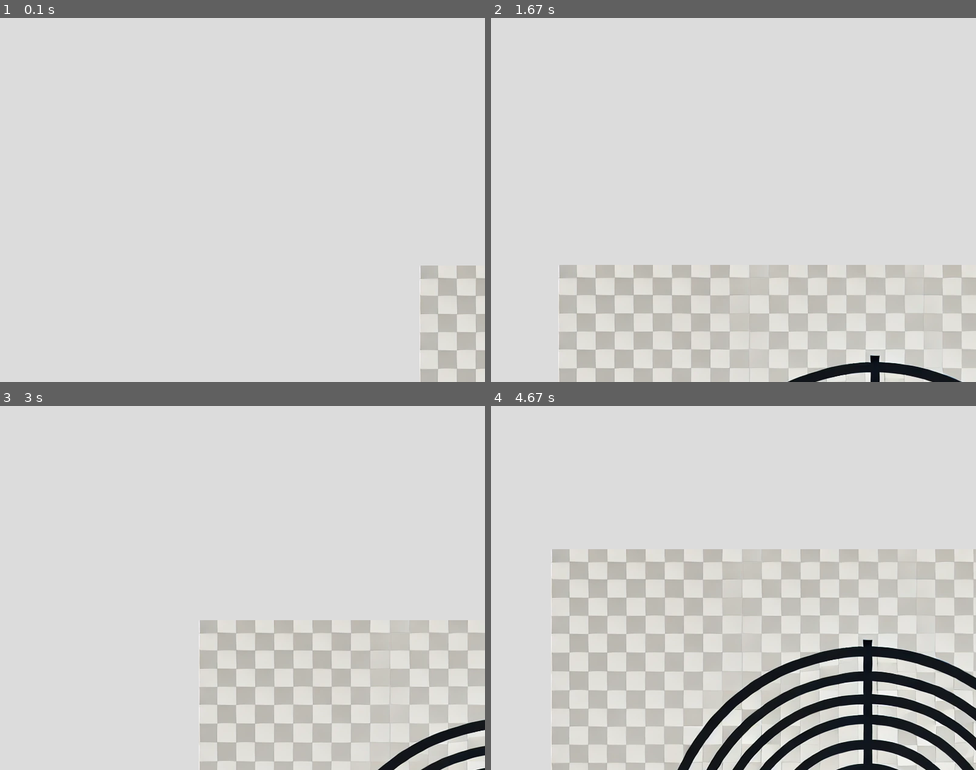
Above: before the commit, frames 1-4 (two rows, left to right).
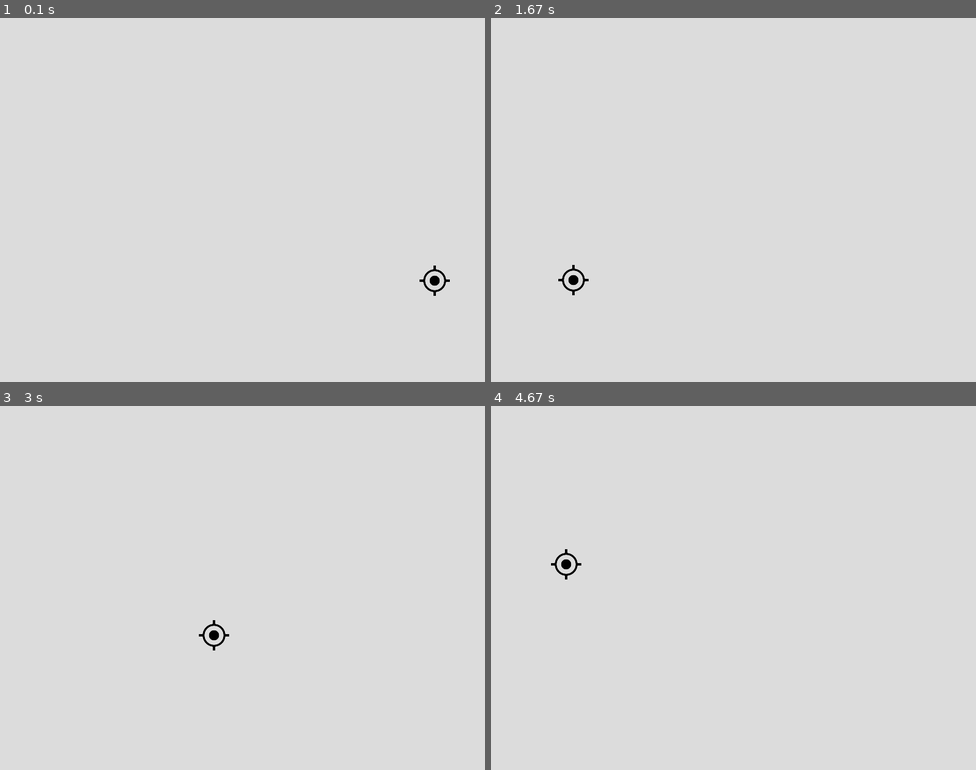
Above: after the commit, the same moments.

Repository: oblivion4us/first-pygame
Game: pygame game, started from main.py
Two runs of this game, one before a commit and one after it. Both use one fixed random seed, a clock stepped at 60 frames per second and the inputs below.
Inputs (mouse positions are in pixels of both pictures, inside the frame that each line leads up to):
- Up to frame 1 (0.1 s): no input
- Up to frame 2 (1.67 s): click (927, 280) at 0.38 s; click (617, 203) at 0.72 s; click (505, 61) at 1.05 s; click (534, 68) at 1.38 s
- Up to frame 3 (3 s): click (82, 668) at 1.72 s; click (373, 595) at 2.05 s; click (271, 584) at 2.38 s; click (92, 580) at 2.72 s
- Up to frame 4 (4.67 s): click (704, 635) at 3.05 s; click (932, 595) at 3.38 s; click (704, 569) at 3.72 s; click (937, 544) at 4.05 s; click (883, 719) at 4.38 s

The runs differ from the first frame. In frame 1, 2.3% of the frame differs, in the area x 86-100%, y 68-100%; in frame 2, 14%; in frame 3, 12%; in frame 4, 26%, in the area x 12-100%, y 39-100%.

Commit message:
add new targetimg

Diff:
--- a/main.py
+++ b/main.py
@@ -11,7 +11,7 @@
 icon = pygame.image.load("images/titleimg.jpg")
 pygame.display.set_icon(icon)
 
-target_img = pygame.image.load("images/targetimg.png")
+target_img = pygame.image.load("images/targetimg1.png")
 target_width = 50
 target_height = 50
 
Binary file added: images/targetimg1.png
